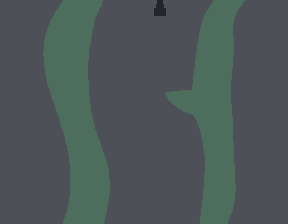
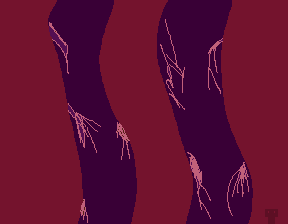
Two versions of the same layered image (288 x 224). Layer-by-layer changes:
added group "messa" with 2 layers above "river" over [0, 0, 288, 224]
hid "Warstwa 6" over [43, 0, 246, 224]
hid "Warstwa 5" over [0, 0, 288, 224]
showed group "hell" (3 layers) over [0, 0, 288, 224]
painted on "Warstwa 3" over [0, 0, 288, 224]
